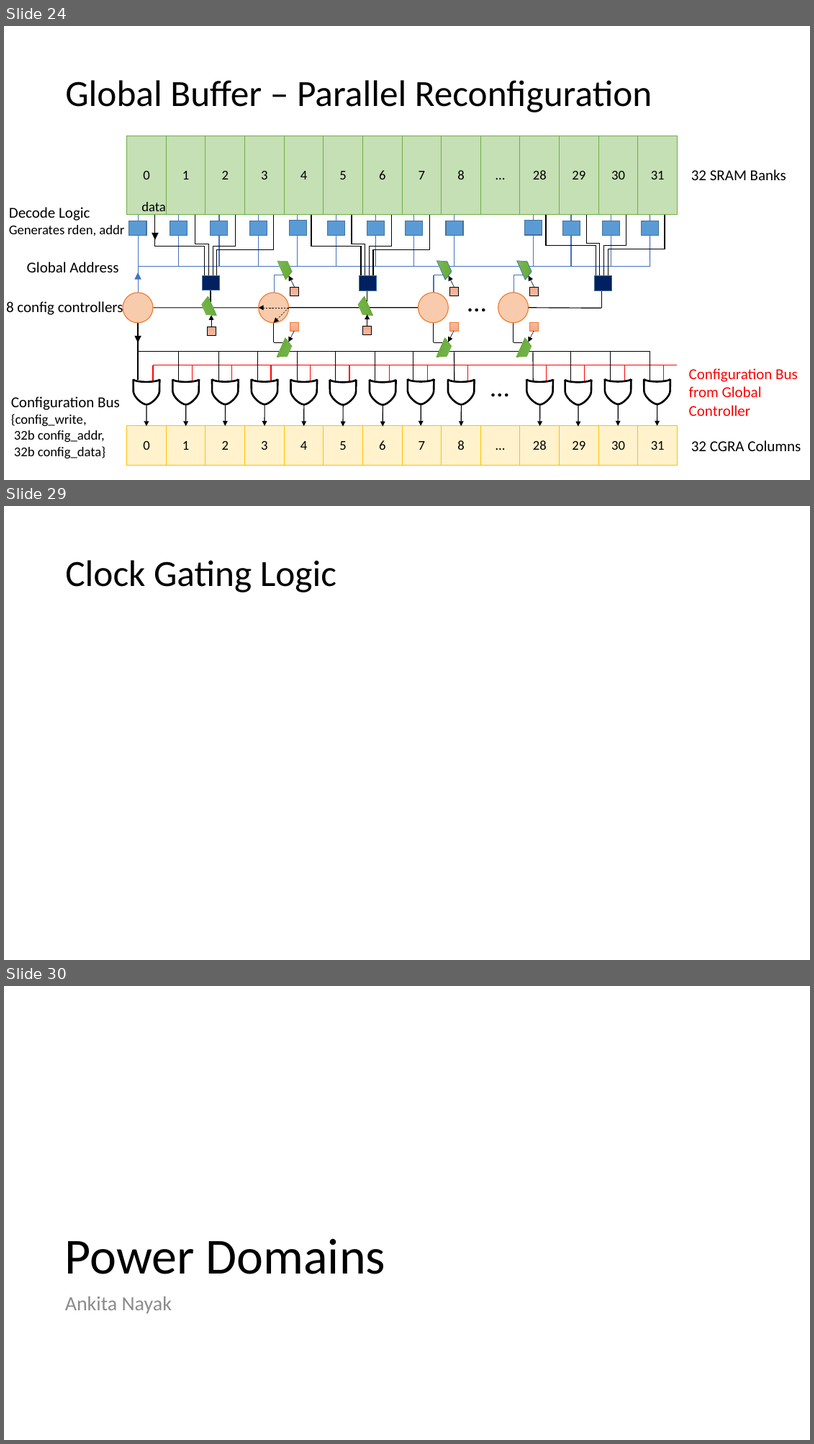
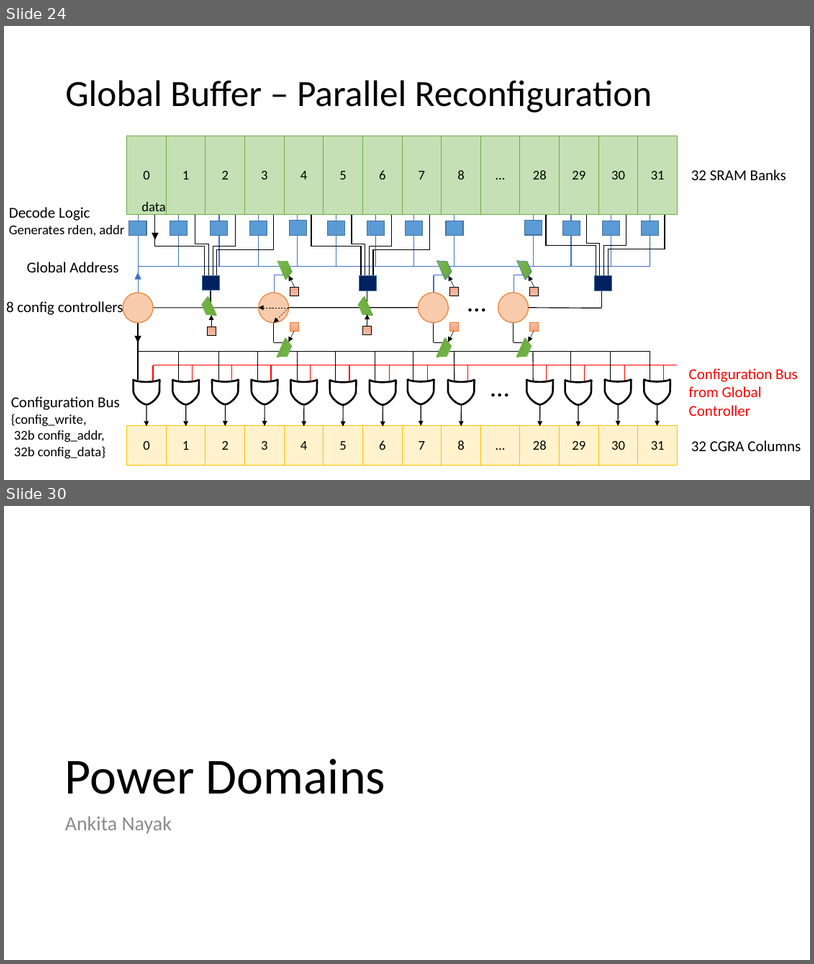
Before and after one commit to StanfordAHA/garnet, a slide deck: docs/garnet-block-diagrams.pptx. Shown one above the other, each under a label of ours: slides 24, 29 and 30 before the commit, slides 24 and 30 after it; the slides between them are not shown. The pictures are 814x1444 and 814x964 pixels, drawn with LibreOffice and Linux fonts; fonts in the diff are those of the drawing. Boxes give left, top, right and bottom in pixels: in the first picture for what was removed or moved away, otherwise in the second. Text is boxed around its words. In the diff, an @@ line names an element or a change of style, - is before the commit and + after.

```diff
--- a/docs/garnet-block-diagrams.pptx
+++ b/docs/garnet-block-diagrams.pptx
@@ slide 29 removed at [4,506,810,960], background #FFFFFF @@
@@ title removed at [65,560,337,592] @@
-Clock Gating Logic
```
Also in this commit, not shown: 3 slides changed, 2 slides added, 1 other slide removed.
